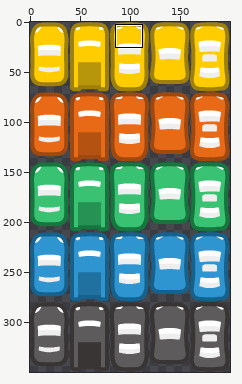
Sprite sheet: assets/blobs.png. The first picture is a wide view before the edit; the outline marks the close-up.
Close-up. First the earlier version:
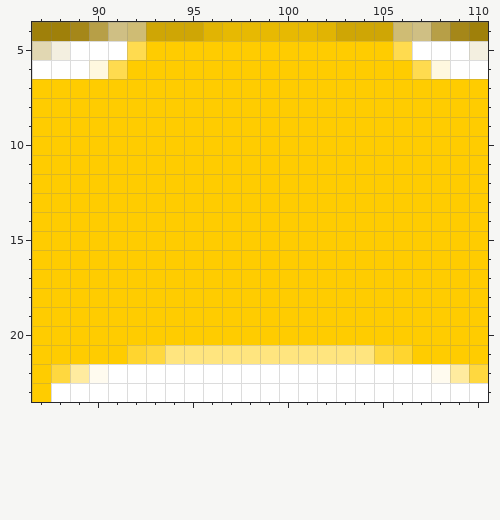
The file is 200x350 pixels. Pixels under 10% opacity are left out. Colours within 5 levels of each other are drawn and written as one. Shown: x 87..110, y 4..23. The commit also changed other parts of the picture, which this record leaves out.
The result:
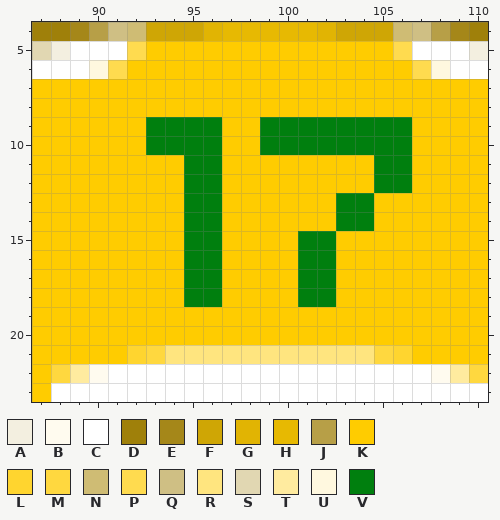
Palette (. is transparent): A #f3efe0  B #fffbef  C #ffffff  D #9f800a  E #a58719  F #cfa605  G #e1b403  H #e7b902  J #b79f47  K #ffcc00  L #ffd52f  M #ffd83f  N #cfbc74  P #ffdb4f  Q #cfbf84  R #ffe57f  S #e1d7b2  T #ffeb9f  U #fff8df  V #007f0e
Edits made:
y 9..10: x 93..96 KKKK -> VVVV; x 99..106 KKKKKKKK -> VVVVVVVV
y 11..12: x 95..96 KK -> VV; x 105..106 KK -> VV
y 13..14: x 95..96 KK -> VV; x 103..104 KK -> VV
y 15..18: x 95..96 KK -> VV; x 101..102 KK -> VV
Pixel boxes of the changes (left, top, right, bottom) in both close-ups:
changed: (146, 117, 412, 307)
